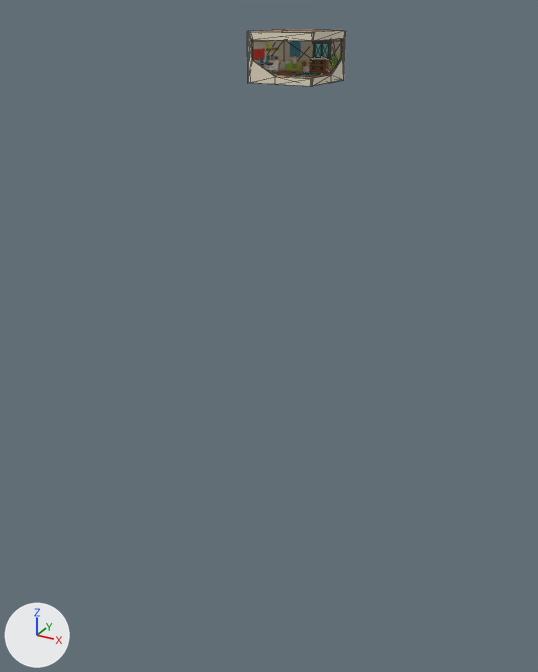
Before and after pictures for a commit that changed the glTF model my-project/public/bedroomMODIFIED.gltf.
Before and after are seen from a 50 mm camera at (45.7, -90.5, 8.6) aimed at (-9.8, 10.3, -41.8). The lights are fixed; the arrows at lower left show +X, +Y and +Z. Mesh edges are drawn as thin lines on the coarser meshes. Where no turn or scale is listed for an object, it has been applied to the vertices.
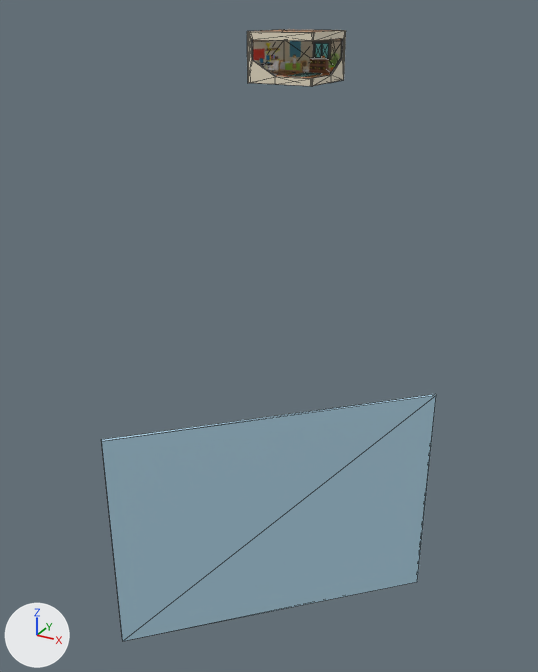
Pixel boxes [x1, y1, x2, y2] of what changed, in the pictures (538 x 672 px):
'backgroundWall', added (blue): after [101, 394, 436, 641]

Diff of the bpy script that builds the scene:
```diff
--- a/my-project/public/bedroomMODIFIED.gltf.py
+++ b/my-project/public/bedroomMODIFIED.gltf.py
@@ me_cube_091 @@
+me_cube_091.from_pydata(...)  # 8 vertices, 12 faces; spans x -13.1..30.4, y -13.1..29.0, z -21.7..21.7
+me_cube_091.materials.append(mat_material)  # picture img_imphenzia_color_1
@@ ob_backgroundwall @@
+ob_backgroundwall = bpy.data.objects.new('backgroundWall', me_cube_091)
+ob_backgroundwall.location = (-16.1, 1.3, -77.7)
```
